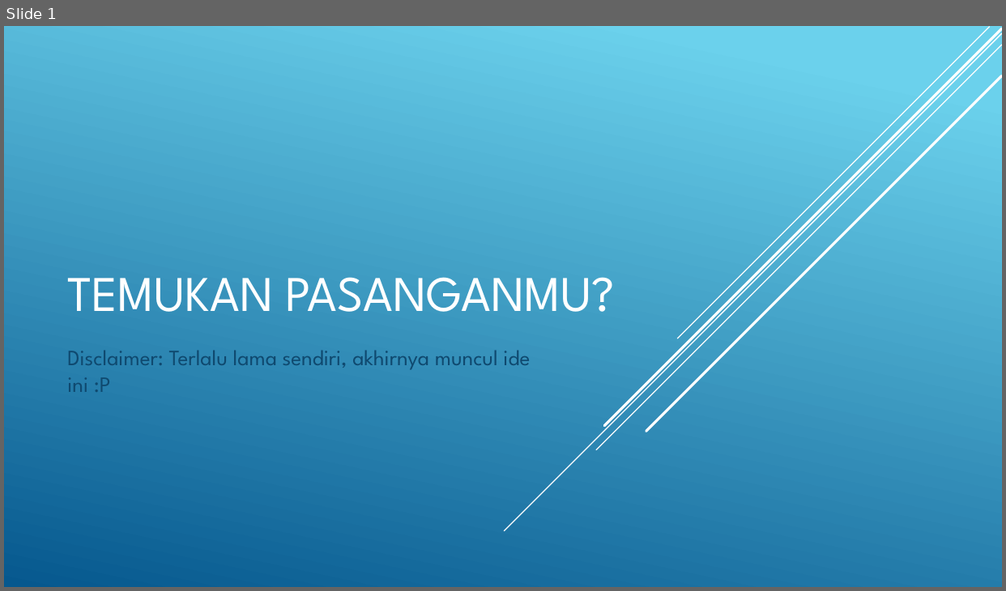
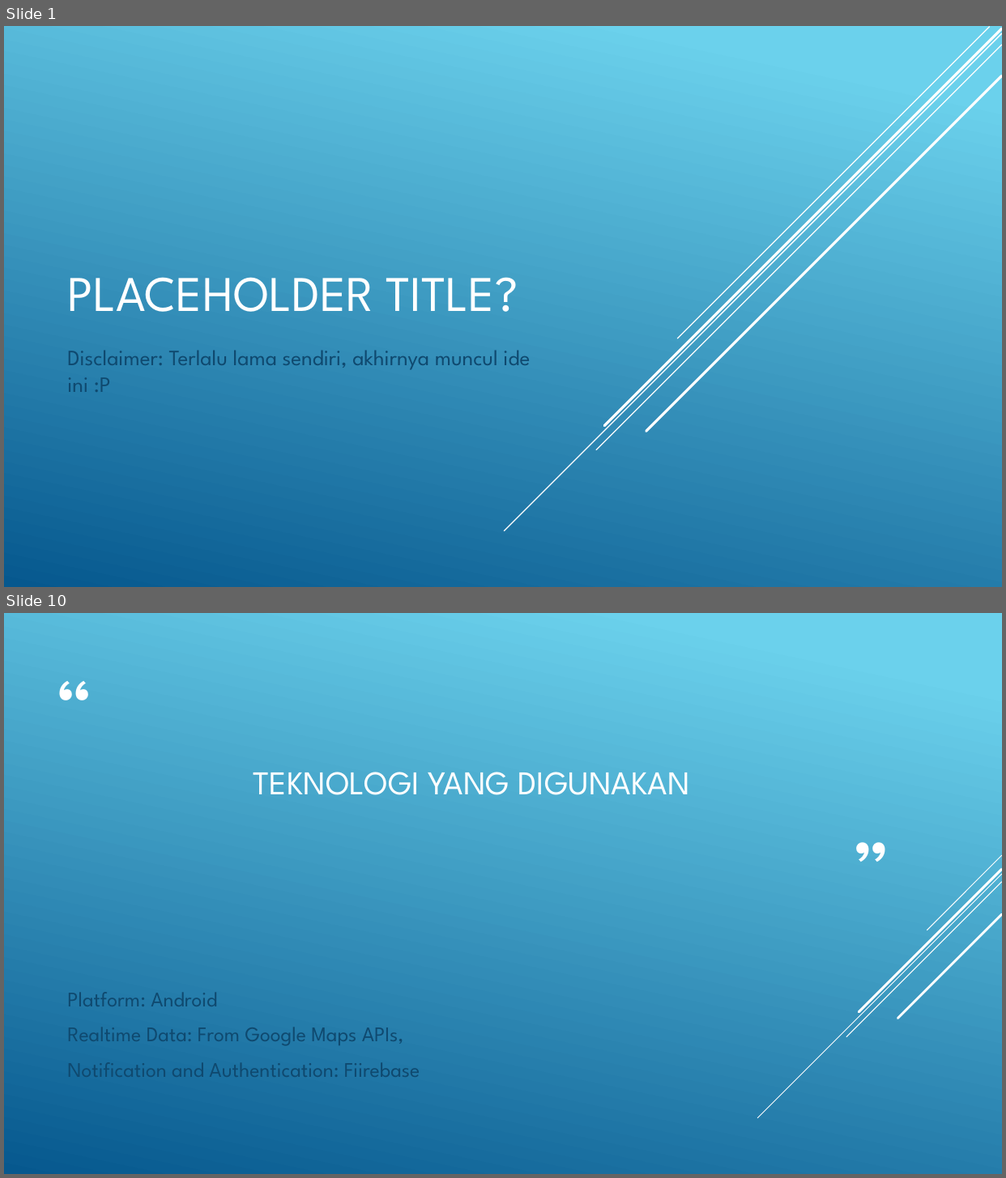
Before and after one commit to unikom2016/div-codelabs, a slide deck: phase_3/Presentation1.pptx. Shown one above the other, each under a label of ours: slide 1 before the commit, slides 1 and 10 after it; the slides between them are not shown. The pictures are 1006x591 and 1006x1178 pixels, drawn with LibreOffice and Linux fonts; fonts in the diff are those of the drawing. Boxes give left, top, right and bottom in pixels: in the first picture for what was removed or moved away, otherwise in the second. Text is boxed around its words. In the diff, an @@ line names an element or a change of style, - is before the commit and + after.

```diff
--- a/phase_3/Presentation1.pptx
+++ b/phase_3/Presentation1.pptx
@@ slide 10 added at bbox=[4, 613, 1002, 1174], background gradient #6ED2EB to #06588E @@
@@ text added at bbox=[48, 679, 98, 727], 80 pt, text #FFFFFF @@
+“
@@ title added at bbox=[253, 772, 690, 795], 32 pt, text #FFFFFF @@
+TEKNOLOGI YANG DIGUNAKAN
@@ text added at bbox=[846, 840, 897, 888], 80 pt, text #FFFFFF @@
+”
@@ group added at bbox=[758, 855, 1002, 1118]: 5 lines @@
@@ text added at bbox=[67, 992, 420, 1077], 20 pt, text #0F496F @@
+Platform: Android
+Realtime Data: From Google Maps APIs,
+Notification and Authentication: Fiirebase
@@ slide 1 changed as well @@
@@ title at bbox=[67, 277, 518, 312]: text changed @@
-TEMUKAN PASANGANMU?
+PLACEHOLDER TITLE?
```
Also in this commit, not shown: 8 other slides added, 1 slide removed, 25 other files.
